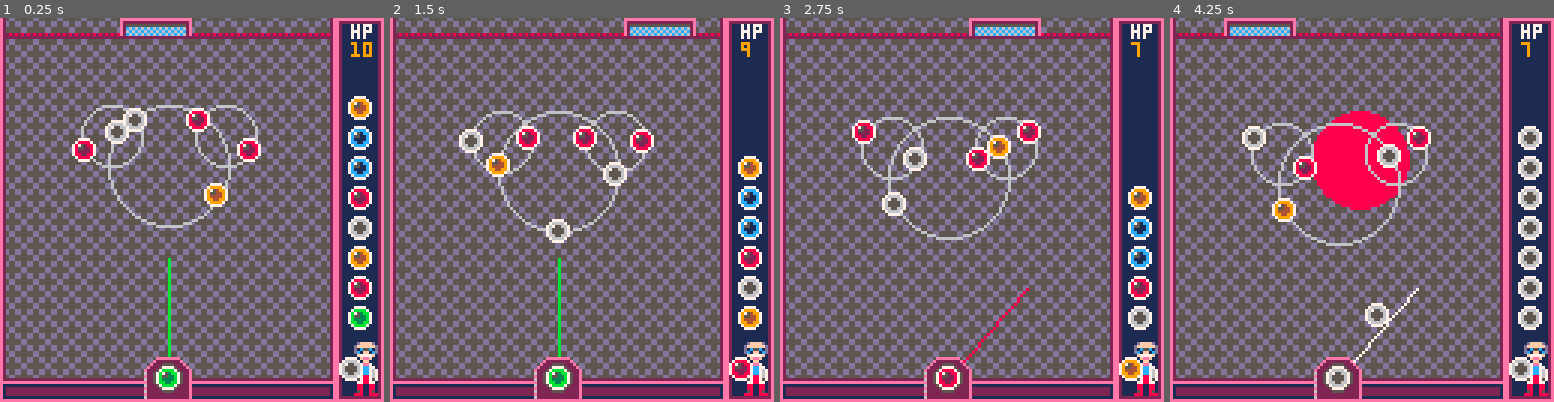
Above: before the commit, frames 1-4 (left to right).
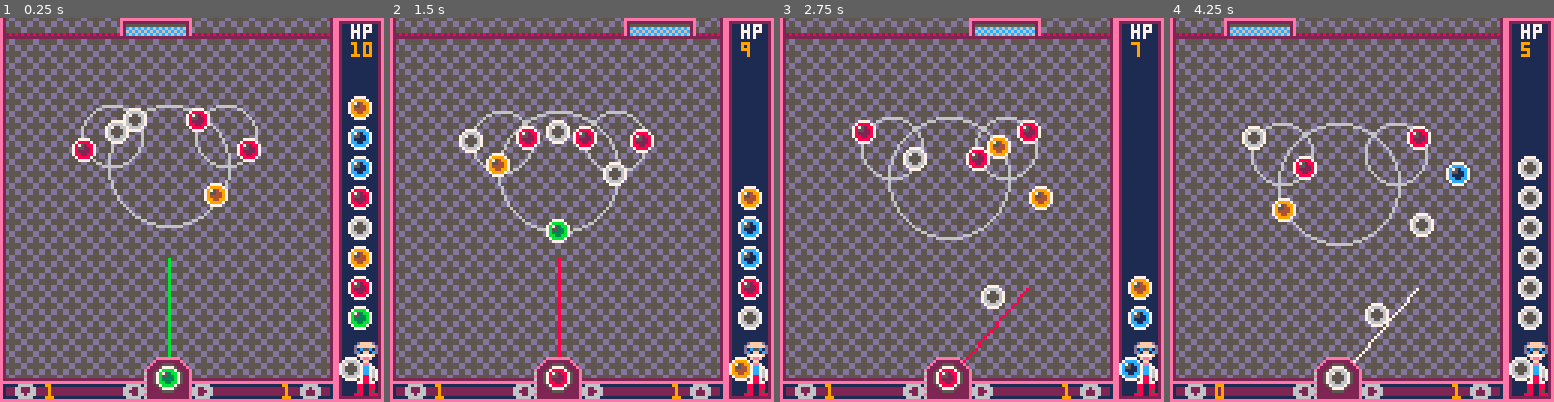
Above: after the commit, the same moments.

Repository: adamwoolridge/pico8
Game: PICO-8 cartridge bonbonshoot.p8
Two runs of this game, one before a commit and one after it. Both use one fixed random seed, a clock stepped at 60 frames per second and the inputs below.
Inputs:
- Up to frame 1 (0.25 s): no input
- Up to frame 2 (1.5 s): tap X (X key) at 0.33, 1.07 s; tap O (Z key) at 0.7 s
- Up to frame 3 (2.75 s): hold Right 1.6-2.1 s; tap O (Z key) at 1.7, 2.1, 2.5 s; tap X (X key) at 1.85 s; hold Right from 2.47 s (still down)
- Up to frame 4 (4.25 s): tap O (Z key) every 0.4 s from 2.9 to 4.1 s; tap X (X key) at 2.97, 4.08 s; release Right at 3.03 s; hold Left 3.08-3.58 s; hold Down 3.63-3.97 s; hold Right from 4.02 s (still down)

The runs differ from the first frame. In frame 1, 0.7% of the frame differs, in the area x 3-84%, y 95-100%; in frame 2, 2.7%; in frame 3, 2.9%; in frame 4, 6.3%, in the area x 3-97%, y 7-100%.

Commit message:
[Bonbon] More

Diff:
--- a/bonbonshoot.p8
+++ b/bonbonshoot.p8
@@ -64,6 +64,7 @@
 recoil.frame = 0
 
 supabonbons = 1
+bonbombs = 1
 
 function makepulse(x, y)
 	local p = {}
@@ -205,7 +206,7 @@
 		next_ball()
 	end
 
-	if (btn(5)) and reload <= 0 then
+	if (btn(5) or btn(4)) and reload <= 0 then
 		currentball.fired = true
 		currentball.active = true
 		currentball.x = launchx-4
@@ -348,6 +349,13 @@
 
 	print("hp", 117, 2,7)
 	print(ballsremaining, 117, 8,9)
+
+	print("⬅️", 41, 122, 6)
+	print("➡️", 64, 122, 6)
+	print("⬇️", 5, 122, 6)
+	print(supabonbons, 15, 122, 9)
+	print("⬆️", 100, 122, 6)
+	print(bonbombs, 94, 122, 9)
 end
 
 function drawlauncher()
